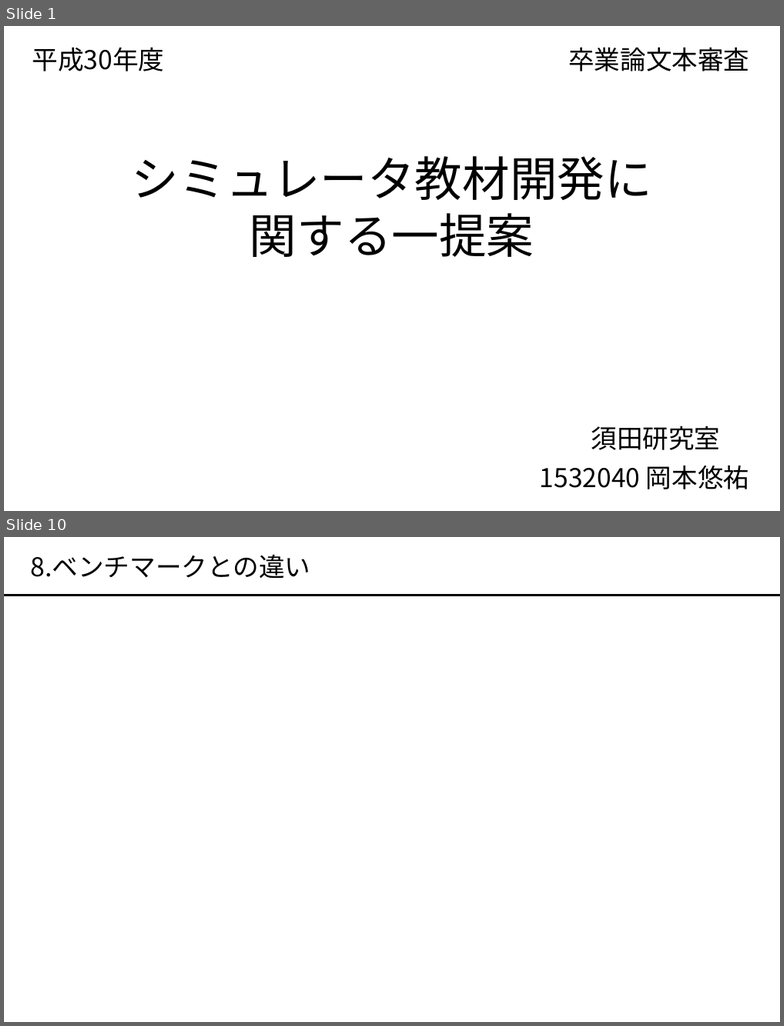
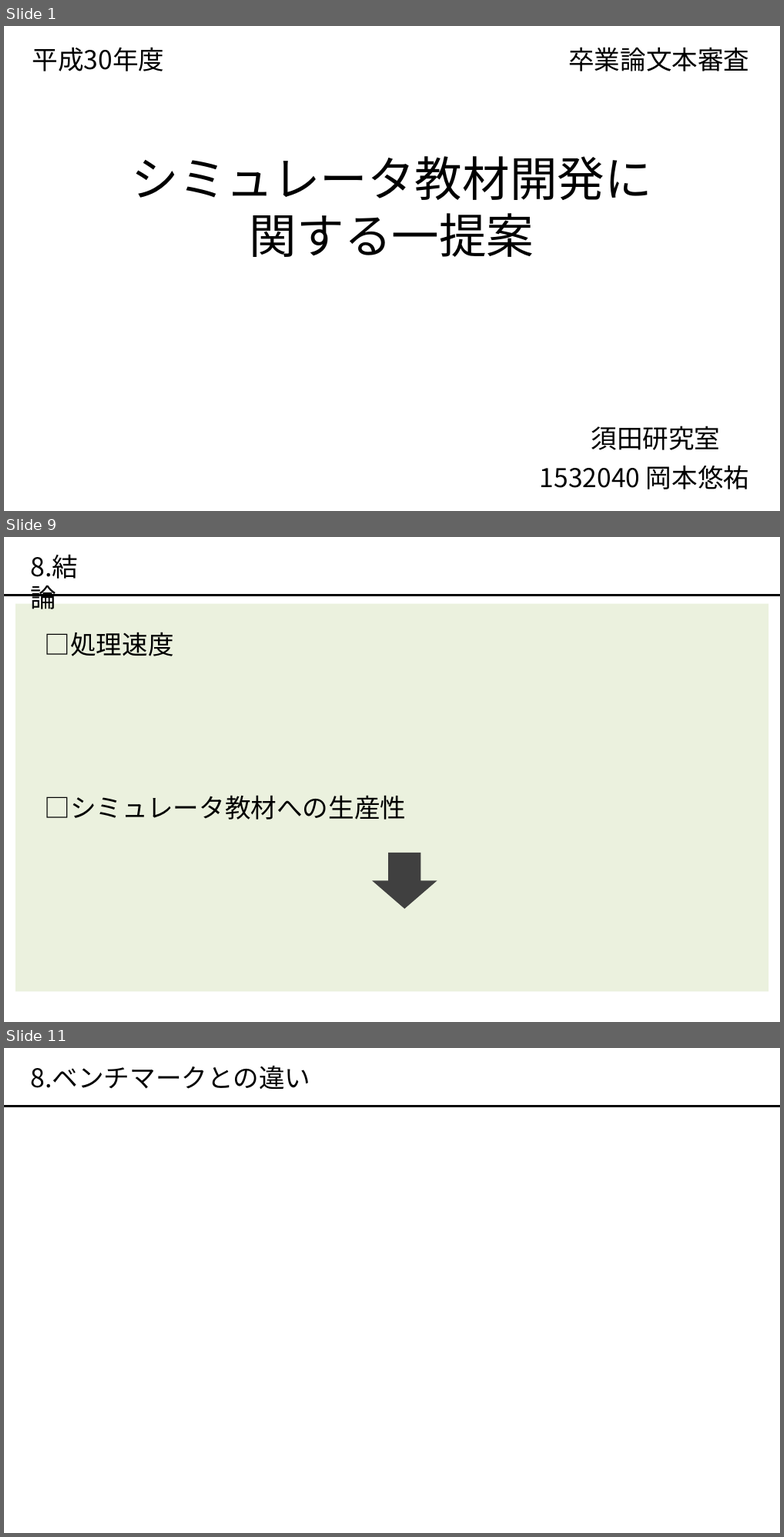
Before and after one commit to okmtaoo/-, a slide deck: presentation/出す.pptx. Shown one above the other, each under a label of ours: slides 1 and 10 before the commit, slides 1, 9 and 11 after it; the slides between them are not shown. The pictures are 784x1026 and 784x1537 pixels, drawn with LibreOffice and Linux fonts; fonts in the diff are those of the drawing. Boxes give left, top, right and bottom in pixels: in the first picture for what was removed or moved away, otherwise in the second. Text is boxed around its words. In the diff, an @@ line names an element or a change of style, - is before the commit and + after.

```diff
--- a/presentation/出す.pptx
+++ b/presentation/出す.pptx
@@ slide 9 added at (4, 537, 780, 1022), background #FFFFFF @@
@@ text added at (31, 554, 79, 609), 24 pt, text #000000 @@
+8.結論
@@ line added from (4, 596) to (780, 596), #000000 2 pt @@
@@ rectangle added at (16, 604, 769, 992), fill #EBF1DE @@
@@ text added at (45, 632, 174, 656), 24 pt, text #000000 @@
+□処理速度
@@ text added at (45, 795, 407, 820), 24 pt, text #000000 @@
+□シミュレータ教材への生産性
@@ down arrow added at (372, 853, 437, 909), fill #404040 @@
@@ what was slide 10 is now slide 11 @@
```
Also in this commit, not shown: 6 slides changed, 1 other slide added, 1 slide removed, 1 other file.
